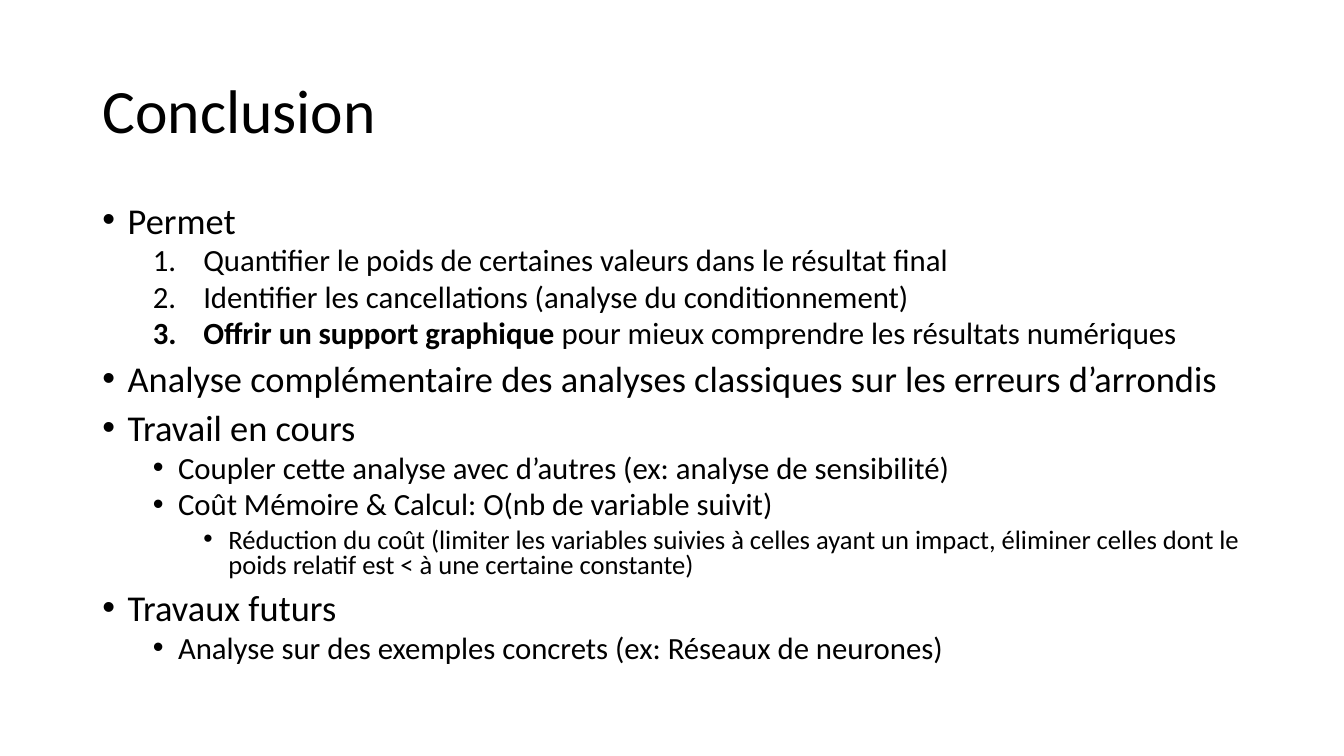
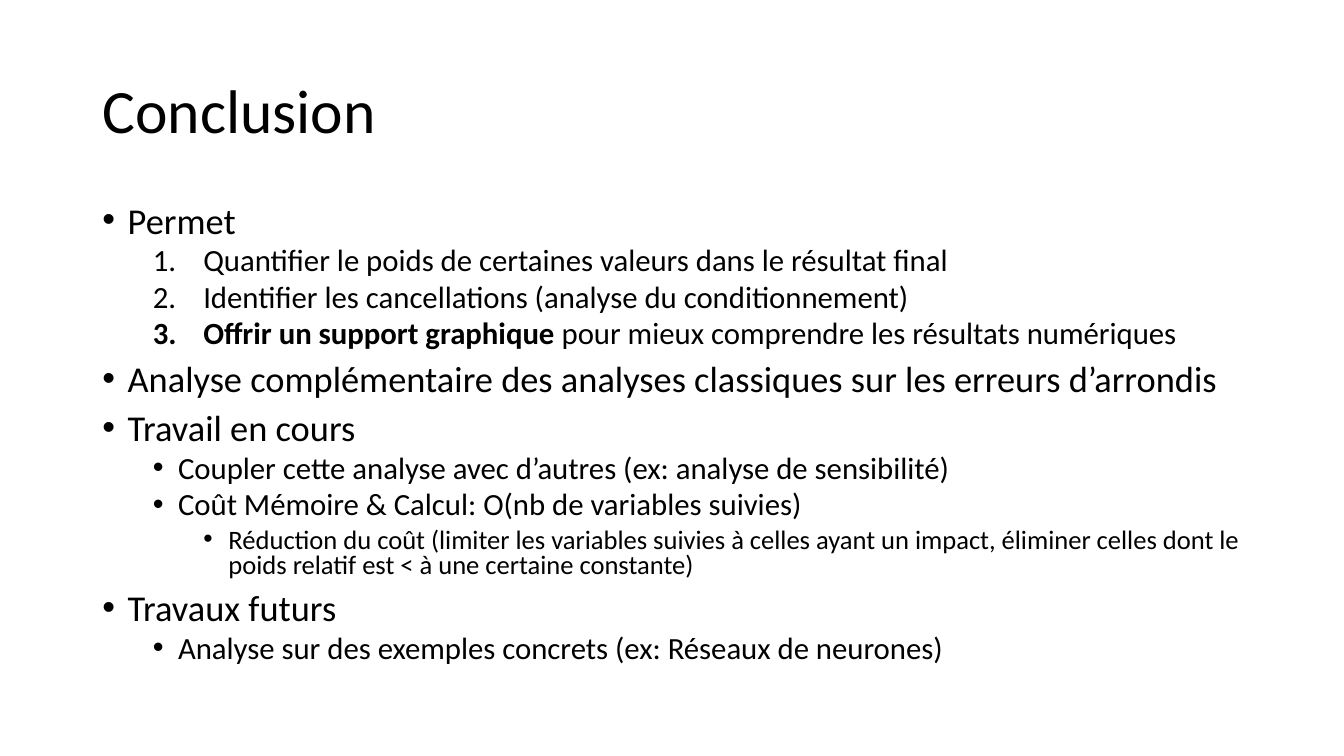
Before and after one commit to ddavid42/chromatic, a slide deck: slide 21 of Presentation/Représentation et analyse chromatique de l’influence des valeurs.odp. Drawn at 1344x756 pixels with LibreOffice and Linux fonts; fonts in the diff are those of the drawing. Boxes give left, top, right and bottom in pixels: in the first picture for what was removed or moved away, otherwise in the second. Text is boxed around its words. In the diff, an @@ line names an element or a change of style, - is before the commit and + after.

```diff
--- a/Presentation/Représentation et analyse chromatique de l’influence des valeurs.odp
+++ b/Presentation/Représentation et analyse chromatique de l’influence des valeurs.odp
@@ text at (x1=178, y1=492, x2=802, y2=519): text changed @@
-  • Coût Mémoire & Calcul: O(nb de variable suivit)
+  • Coût Mémoire & Calcul: O(nb de variables suivies)
```
Also in this commit, not shown: 2 other files.
